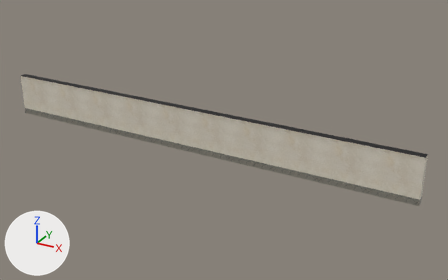
The FBX model Assets/Model/Environment/lvl 2 long wall.fbx: old version first, new version second.
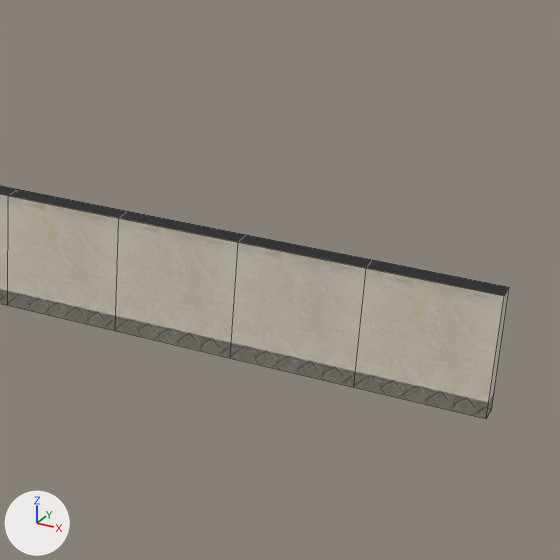
Each version appears first whole from a 50 mm camera at (40.0, -64.4, 34.8) aimed at (3.7, 1.6, 1.8), and next in a close-up on the part from 51% to 100% of the width and 15% to 93% of the height. The lights are fixed; the arrows at lower left show +X, +Y and +Z. The first two pictures are the older version. The close-ups show mesh edges as thin lines.

The first close-up shows 'lvl 2 long wall'.
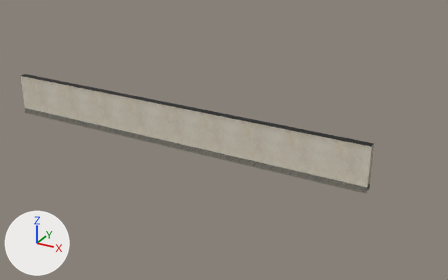
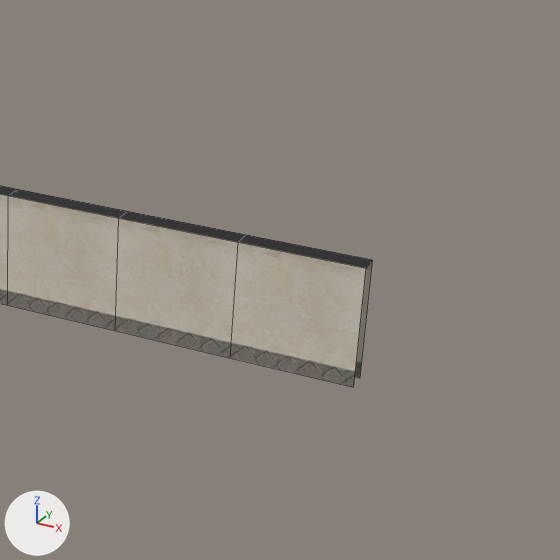
Commit message: new wall

Location of each change, (x1, y1, x2, y2) in pixels of the close-ups (560 x 560 px):
'lvl 2 long wall', reshaped: before (0, 186, 509, 419); after (0, 186, 373, 387)
part 1 of me_cube_073, deleted: before (354, 260, 509, 419)

The edits, one by one:
me_cube_073 is used by ob_lvl_2_long_wall; location (0.0, 0.0, 0.0).
Verts and faces of me_cube_073; kept vertices keep their numbers, new ones are numbered from 44.
Before the commit, vertices of me_cube_073: 36 (23.8, -0.5, 0.0) at pixel (353, 387), 37 (23.8, -0.5, 6.0) at pixel (366, 268), 38 (23.8, 0.5, 0.0), 39 (23.8, 0.5, 6.0) at pixel (372, 259), 40 (29.8, -0.5, 0.0) at pixel (486, 418).
Before the commit, vertices of me_cube_073: 41 (29.8, -0.5, 6.0) at pixel (504, 295), 42 (29.8, 0.5, 0.0) at pixel (491, 409), 43 (29.8, 0.5, 6.0) at pixel (509, 287).
me_cube_073 had 44 vertices, 32 faces and spanned x -30.2..29.8, y -0.5..0.5, z 0.0..6.0.
me_cube_073 now has 40 vertices, 28 faces and spans x -30.2..23.8, y -0.5..0.5, z 0.0..6.0.
Part 1, on me_cube_073:
Vertices deleted: 40 to 43 (with the faces that use them).
